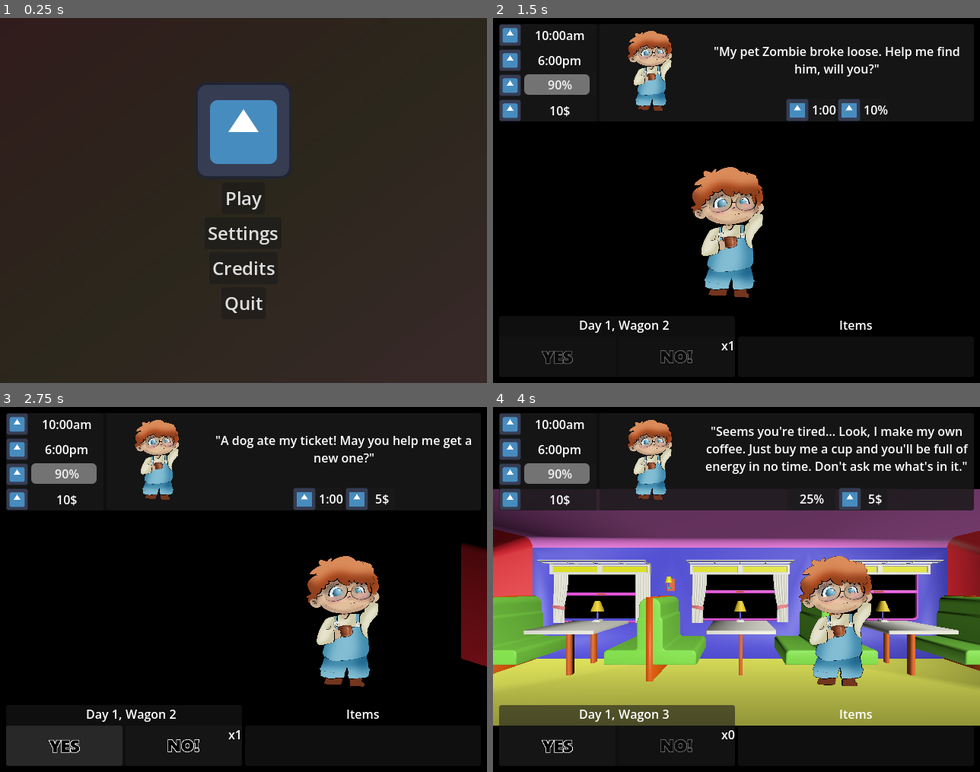
Above: before the commit, frames 1-4 (two rows, left to right).
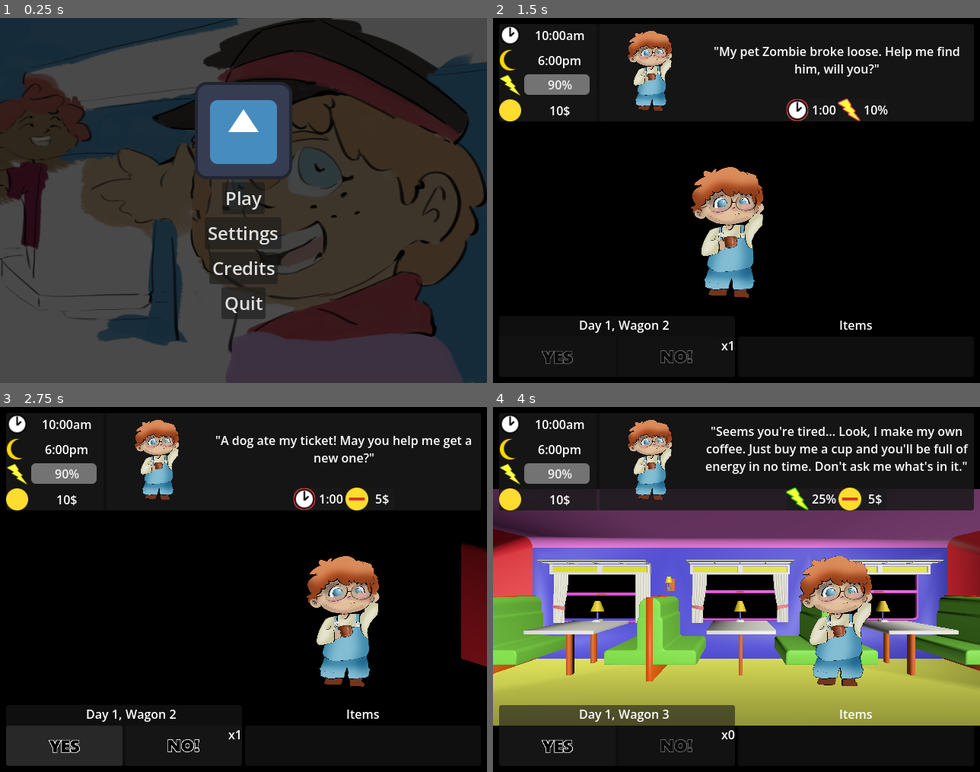
Above: after the commit, the same moments.

Repository: Smg065/WGJ2026
Game: Godot game, scene res://Scenes/MainMenu.tscn
The game is run twice, just before and just after one commit, with the same random seed, the same clock (stepped at 60 frames per second) and the same inputs. The engine's default icon, where the game draws it, is replaced by a stand-in: a white triangle on a blue panel in a dark square.
Inputs (mouse positions are in pixels of both pictures, inside the frame that each line leads up to):
- Up to frame 1 (0.25 s): no input
- Up to frame 2 (1.5 s): click "Play" at 0.5 s; click (556, 357) at 1.25 s
- Up to frame 3 (2.75 s): no input
- Up to frame 4 (4 s): click "x1" at 2.75 s

The runs differ from the first frame. In frame 1, 52% of the frame differs, in the area x 0-100%, y 0-100%; in frame 2, 1.6%; in frame 3, 1.6%; in frame 4, 1.6%.

Commit message:
MusicImplimented

Diff:
--- a/Resources/Requests/BorrowMoney.tres
+++ /dev/null
@@ -1,17 +0,0 @@
-[gd_resource type="Resource" script_class="CharacterRequest" format=3 uid="uid://cg0m5rkw0g00p"]
-
-[ext_resource type="Texture2D" uid="uid://muff38eok5ij" path="res://Sprites/Characters/NPC_1.png" id="1_faa7q"]
-[ext_resource type="Script" uid="uid://crmyuhxtt7onq" path="res://Scripts/CharacterRequest.gd" id="2_6iikf"]
-
-[resource]
-script = ExtResource("2_6iikf")
-dialogueEn = "\"Could I borrow 5 dollars?\""
-tagBlacklist = Array[String](["Borrow1"])
-yesTags = Array[String](["Borrow1"])
-timeCost = 0
-moneyCost = 5
-charWagon = ExtResource("1_faa7q")
-charProfile = ExtResource("1_faa7q")
-charYes = ExtResource("1_faa7q")
-charNo = ExtResource("1_faa7q")
-metadata/_custom_type_script = "uid://crmyuhxtt7onq"
--- /dev/null
+++ b/Resources/Requests/BorrowMoney1.tres
@@ -0,0 +1,17 @@
+[gd_resource type="Resource" script_class="CharacterRequest" format=3 uid="uid://cg0m5rkw0g00p"]
+
+[ext_resource type="Texture2D" uid="uid://cphoiq3fvm1el" path="res://Sprites/Characters/NPC_15.png" id="1_f6ask"]
+[ext_resource type="Script" uid="uid://crmyuhxtt7onq" path="res://Scripts/CharacterRequest.gd" id="2_pcc42"]
+
+[resource]
+script = ExtResource("2_pcc42")
+dialogueEn = "\"Could I borrow 5 dollars?\""
+tagBlacklist = Array[String](["Borrow1"])
+yesTags = Array[String](["Borrow1"])
+timeCost = 0
+moneyCost = 5
+charWagon = ExtResource("1_f6ask")
+charProfile = ExtResource("1_f6ask")
+charYes = ExtResource("1_f6ask")
+charNo = ExtResource("1_f6ask")
+metadata/_custom_type_script = "uid://crmyuhxtt7onq"
--- a/Resources/Requests/BorrowMoney2.tres
+++ b/Resources/Requests/BorrowMoney2.tres
@@ -1,6 +1,6 @@
 [gd_resource type="Resource" script_class="CharacterRequest" format=3 uid="uid://ydy7tut73310"]
 
-[ext_resource type="Texture2D" uid="uid://muff38eok5ij" path="res://Sprites/Characters/NPC_1.png" id="1_osk7s"]
+[ext_resource type="Texture2D" uid="uid://cphoiq3fvm1el" path="res://Sprites/Characters/NPC_15.png" id="1_osk7s"]
 [ext_resource type="Script" uid="uid://crmyuhxtt7onq" path="res://Scripts/CharacterRequest.gd" id="2_fwakd"]
 
 [resource]
--- a/Resources/Requests/BorrowMoney3.tres
+++ b/Resources/Requests/BorrowMoney3.tres
@@ -1,6 +1,6 @@
 [gd_resource type="Resource" script_class="CharacterRequest" format=3 uid="uid://cwssdq3uj27ju"]
 
-[ext_resource type="Texture2D" uid="uid://muff38eok5ij" path="res://Sprites/Characters/NPC_1.png" id="1_cs78q"]
+[ext_resource type="Texture2D" uid="uid://cphoiq3fvm1el" path="res://Sprites/Characters/NPC_15.png" id="1_cs78q"]
 [ext_resource type="Script" uid="uid://crmyuhxtt7onq" path="res://Scripts/CharacterRequest.gd" id="2_0ux28"]
 
 [resource]
--- a/Resources/Requests/BorrowMoney4.tres
+++ b/Resources/Requests/BorrowMoney4.tres
@@ -1,6 +1,6 @@
 [gd_resource type="Resource" script_class="CharacterRequest" format=3 uid="uid://bf1o40asdj7tk"]
 
-[ext_resource type="Texture2D" uid="uid://muff38eok5ij" path="res://Sprites/Characters/NPC_1.png" id="1_bbatb"]
+[ext_resource type="Texture2D" uid="uid://cphoiq3fvm1el" path="res://Sprites/Characters/NPC_15.png" id="1_bbatb"]
 [ext_resource type="Script" uid="uid://crmyuhxtt7onq" path="res://Scripts/CharacterRequest.gd" id="2_a27yy"]
 
 [resource]
--- a/Resources/Requests/BorrowMoney5.tres
+++ b/Resources/Requests/BorrowMoney5.tres
@@ -1,6 +1,6 @@
 [gd_resource type="Resource" script_class="CharacterRequest" format=3 uid="uid://cwb0bha1mjja1"]
 
-[ext_resource type="Texture2D" uid="uid://muff38eok5ij" path="res://Sprites/Characters/NPC_1.png" id="1_vbcep"]
+[ext_resource type="Texture2D" uid="uid://cphoiq3fvm1el" path="res://Sprites/Characters/NPC_15.png" id="1_vbcep"]
 [ext_resource type="Script" uid="uid://crmyuhxtt7onq" path="res://Scripts/CharacterRequest.gd" id="2_h8fsd"]
 
 [resource]
--- a/Resources/Requests/BorrowMoney6.tres
+++ b/Resources/Requests/BorrowMoney6.tres
@@ -1,6 +1,6 @@
 [gd_resource type="Resource" script_class="CharacterRequest" format=3 uid="uid://cq4alfyx0bfqq"]
 
-[ext_resource type="Texture2D" uid="uid://muff38eok5ij" path="res://Sprites/Characters/NPC_1.png" id="1_3262p"]
+[ext_resource type="Texture2D" uid="uid://cphoiq3fvm1el" path="res://Sprites/Characters/NPC_15.png" id="1_3262p"]
 [ext_resource type="Script" uid="uid://crmyuhxtt7onq" path="res://Scripts/CharacterRequest.gd" id="2_riomx"]
 
 [resource]
--- a/Resources/Requests/BorrowMoney7.tres
+++ b/Resources/Requests/BorrowMoney7.tres
@@ -1,6 +1,6 @@
 [gd_resource type="Resource" script_class="CharacterRequest" format=3 uid="uid://15xxsuu23fln"]
 
-[ext_resource type="Texture2D" uid="uid://muff38eok5ij" path="res://Sprites/Characters/NPC_1.png" id="1_6owbm"]
+[ext_resource type="Texture2D" uid="uid://cphoiq3fvm1el" path="res://Sprites/Characters/NPC_15.png" id="1_6owbm"]
 [ext_resource type="Script" uid="uid://crmyuhxtt7onq" path="res://Scripts/CharacterRequest.gd" id="2_ttqgg"]
 
 [resource]
--- a/Resources/Requests/BorrowMoney8.tres
+++ b/Resources/Requests/BorrowMoney8.tres
@@ -1,6 +1,6 @@
 [gd_resource type="Resource" script_class="CharacterRequest" format=3 uid="uid://b8h6fxo78ak3q"]
 
-[ext_resource type="Texture2D" uid="uid://muff38eok5ij" path="res://Sprites/Characters/NPC_1.png" id="1_354vm"]
+[ext_resource type="Texture2D" uid="uid://cphoiq3fvm1el" path="res://Sprites/Characters/NPC_15.png" id="1_354vm"]
 [ext_resource type="Script" uid="uid://crmyuhxtt7onq" path="res://Scripts/CharacterRequest.gd" id="2_r7ebh"]
 
 [resource]
--- a/Scenes/Gameplay.tscn
+++ b/Scenes/Gameplay.tscn
@@ -6,8 +6,19 @@
 [ext_resource type="Texture2D" uid="uid://m6hkwlqxkkec" path="res://Sprites/UI/Yes.png" id="3_ovofm"]
 [ext_resource type="PackedScene" uid="uid://bnl5huj5mq0me" path="res://Resources/OwnedItemRend.tscn" id="3_rhmiw"]
 [ext_resource type="Texture2D" uid="uid://dsdhfod08xkcd" path="res://Sprites/UI/No.png" id="4_mofsa"]
+[ext_resource type="Texture2D" uid="uid://dnxvsg147lh8f" path="res://Sprites/UI/Time.png" id="4_qaqk3"]
 [ext_resource type="PackedScene" uid="uid://by6nvg44u7bqr" path="res://Resources/ResourceModPanel.tscn" id="4_u8j7u"]
+[ext_resource type="Texture2D" uid="uid://c72dwciwebiqy" path="res://Sprites/UI/DayEnd.png" id="5_rbnsi"]
+[ext_resource type="Texture2D" uid="uid://4jqvxbdki1c7" path="res://Sprites/UI/Energy.png" id="6_upsvf"]
+[ext_resource type="Texture2D" uid="uid://rmj8bqqba0gu" path="res://Sprites/UI/Money.png" id="7_24v7v"]
 [ext_resource type="PackedScene" uid="uid://c1nxvpsgns2r4" path="res://Resources/ShopItem.tscn" id="7_xwjbm"]
+[ext_resource type="Texture2D" uid="uid://coi115nkym816" path="res://Sprites/UI/TimeLoss.png" id="10_k2tjh"]
+[ext_resource type="Texture2D" uid="uid://gm2njp4a86c5" path="res://Sprites/UI/TimeGain.png" id="11_mfkkv"]
+[ext_resource type="Texture2D" uid="uid://cvcw31x2ubllv" path="res://Sprites/UI/EnergyGain.png" id="12_7kt2i"]
+[ext_resource type="Texture2D" uid="uid://cg7onv1f4gyxa" path="res://Sprites/UI/EnergyLoss.png" id="13_laq5j"]
+[ext_resource type="Texture2D" uid="uid://c6t6g41ylfjuj" path="res://Sprites/UI/MoneyGain.png" id="14_gck77"]
+[ext_resource type="Texture2D" uid="uid://cy1nh0kyehnba" path="res://Sprites/UI/MoneyLoss.png" id="15_h7a8g"]
+[ext_resource type="AudioStream" uid="uid://dfkt58bjva0la" path="res://Music/DreamersTrain.wav" id="19_rbnsi"]
 
 [sub_resource type="Environment" id="Environment_cgcre"]
 background_mode = 1
@@ -85,7 +96,6 @@
 sky_mode = 1
 
 [node name="MainUI" type="Control" parent="." unique_id=1406061247]
-visible = false
 layout_mode = 3
 anchors_preset = 15
 anchor_right = 1.0
@@ -138,84 +148,84 @@
 
 [node name="TimeIcon" type="TextureRect" parent="MainUI/UIVBox/TopVBox/TopPanel/TopHBox/ResourcesPanel/ResourceVBox/TimeHBox" unique_id=1456915412]
 layout_mode = 2
+texture = ExtResource("4_qaqk3")
+expand_mode = 3
+stretch_mode = 5
+
+[node name="TimeLabel" type="Label" parent="MainUI/UIVBox/TopVBox/TopPanel/TopHBox/ResourcesPanel/ResourceVBox/TimeHBox" unique_id=458092009]
+layout_mode = 2
+size_flags_horizontal = 3
+text = "timeerr"
+horizontal_alignment = 1
+vertical_alignment = 1
+
+[node name="ShiftEndHBox" type="HBoxContainer" parent="MainUI/UIVBox/TopVBox/TopPanel/TopHBox/ResourcesPanel/ResourceVBox" unique_id=1654349293]
+layout_mode = 2
+size_flags_vertical = 3
+
+[node name="ShiftEndIcon" type="TextureRect" parent="MainUI/UIVBox/TopVBox/TopPanel/TopHBox/ResourcesPanel/ResourceVBox/ShiftEndHBox" unique_id=1022443180]
+layout_mode = 2
+texture = ExtResource("5_rbnsi")
+expand_mode = 3
+stretch_mode = 5
+
+[node name="ShiftEndLabel" type="Label" parent="MainUI/UIVBox/TopVBox/TopPanel/TopHBox/ResourcesPanel/ResourceVBox/ShiftEndHBox" unique_id=1704714828]
+layout_mode = 2
+size_flags_horizontal = 3
+text = "timeerr"
+horizontal_alignment = 1
+vertical_alignment = 1
+
+[node name="EnergyHBox" type="HBoxContainer" parent="MainUI/UIVBox/TopVBox/TopPanel/TopHBox/ResourcesPanel/ResourceVBox" unique_id=1702255590]
+layout_mode = 2
+size_flags_vertical = 3
+
+[node name="EnergyIcon" type="TextureRect" parent="MainUI/UIVBox/TopVBox/TopPanel/TopHBox/ResourcesPanel/ResourceVBox/EnergyHBox" unique_id=1154263273]
+layout_mode = 2
+texture = ExtResource("6_upsvf")
+expand_mode = 3
+stretch_mode = 5
+
+[node name="EnergyBar" type="ProgressBar" parent="MainUI/UIVBox/TopVBox/TopPanel/TopHBox/ResourcesPanel/ResourceVBox/EnergyHBox" unique_id=1615825589]
+layout_mode = 2
+size_flags_horizontal = 3
+value = 100.0
+allow_greater = true
+
+[node name="MoneyHBox" type="HBoxContainer" parent="MainUI/UIVBox/TopVBox/TopPanel/TopHBox/ResourcesPanel/ResourceVBox" unique_id=1292793173]
+layout_mode = 2
+size_flags_vertical = 3
+
+[node name="MoneyIcon" type="TextureRect" parent="MainUI/UIVBox/TopVBox/TopPanel/TopHBox/ResourcesPanel/ResourceVBox/MoneyHBox" unique_id=1468489981]
+layout_mode = 2
+texture = ExtResource("7_24v7v")
+expand_mode = 3
+stretch_mode = 5
+
+[node name="MoneyLabel" type="Label" parent="MainUI/UIVBox/TopVBox/TopPanel/TopHBox/ResourcesPanel/ResourceVBox/MoneyHBox" unique_id=1886968573]
+layout_mode = 2
+size_flags_horizontal = 3
+text = "moneyerr"
+horizontal_alignment = 1
+vertical_alignment = 1
+
+[node name="CharPanel" type="Panel" parent="MainUI/UIVBox/TopVBox/TopPanel/TopHBox" unique_id=251231962]
+layout_mode = 2
+size_flags_horizontal = 3
+
+[node name="CharHBox" type="HBoxContainer" parent="MainUI/UIVBox/TopVBox/TopPanel/TopHBox/CharPanel" unique_id=2134611136]
+layout_mode = 1
+anchors_preset = 15
+anchor_right = 1.0
+anchor_bottom = 1.0
+grow_horizontal = 2
+grow_vertical = 2
+size_flags_vertical = 3
+
+[node name="CharPort" type="TextureRect" parent="MainUI/UIVBox/TopVBox/TopPanel/TopHBox/CharPanel/CharHBox" unique_id=1309747447]
+layout_mode = 2
 texture = ExtResource("3_mofsa")
 expand_mode = 3
-stretch_mode = 5
-
-[node name="TimeLabel" type="Label" parent="MainUI/UIVBox/TopVBox/TopPanel/TopHBox/ResourcesPanel/ResourceVBox/TimeHBox" unique_id=458092009]
-layout_mode = 2
-size_flags_horizontal = 3
-text = "timeerr"
-horizontal_alignment = 1
-vertical_alignment = 1
-
-[node name="ShiftEndHBox" type="HBoxContainer" parent="MainUI/UIVBox/TopVBox/TopPanel/TopHBox/ResourcesPanel/ResourceVBox" unique_id=1654349293]
-layout_mode = 2
-size_flags_vertical = 3
-
-[node name="ShiftEndIcon" type="TextureRect" parent="MainUI/UIVBox/TopVBox/TopPanel/TopHBox/ResourcesPanel/ResourceVBox/ShiftEndHBox" unique_id=1022443180]
-layout_mode = 2
-texture = ExtResource("3_mofsa")
-expand_mode = 3
-stretch_mode = 5
-
-[node name="ShiftEndLabel" type="Label" parent="MainUI/UIVBox/TopVBox/TopPanel/TopHBox/ResourcesPanel/ResourceVBox/ShiftEndHBox" unique_id=1704714828]
-layout_mode = 2
-size_flags_horizontal = 3
-text = "timeerr"
-horizontal_alignment = 1
-vertical_alignment = 1
-
-[node name="EnergyHBox" type="HBoxContainer" parent="MainUI/UIVBox/TopVBox/TopPanel/TopHBox/ResourcesPanel/ResourceVBox" unique_id=1702255590]
-layout_mode = 2
-size_flags_vertical = 3
-
-[node name="EnergyIcon" type="TextureRect" parent="MainUI/UIVBox/TopVBox/TopPanel/TopHBox/ResourcesPanel/ResourceVBox/EnergyHBox" unique_id=1154263273]
-layout_mode = 2
-texture = ExtResource("3_mofsa")
-expand_mode = 3
-stretch_mode = 5
-
-[node name="EnergyBar" type="ProgressBar" parent="MainUI/UIVBox/TopVBox/TopPanel/TopHBox/ResourcesPanel/ResourceVBox/EnergyHBox" unique_id=1615825589]
-layout_mode = 2
-size_flags_horizontal = 3
-value = 100.0
-allow_greater = true
-
-[node name="MoneyHBox" type="HBoxContainer" parent="MainUI/UIVBox/TopVBox/TopPanel/TopHBox/ResourcesPanel/ResourceVBox" unique_id=1292793173]
-layout_mode = 2
-size_flags_vertical = 3
-
-[node name="MoneyIcon" type="TextureRect" parent="MainUI/UIVBox/TopVBox/TopPanel/TopHBox/ResourcesPanel/ResourceVBox/MoneyHBox" unique_id=1468489981]
-layout_mode = 2
-texture = ExtResource("3_mofsa")
-expand_mode = 3
-stretch_mode = 5
-
-[node name="MoneyLabel" type="Label" parent="MainUI/UIVBox/TopVBox/TopPanel/TopHBox/ResourcesPanel/ResourceVBox/MoneyHBox" unique_id=1886968573]
-layout_mode = 2
-size_flags_horizontal = 3
-text = "moneyerr"
-horizontal_alignment = 1
-vertical_alignment = 1
-
-[node name="CharPanel" type="Panel" parent="MainUI/UIVBox/TopVBox/TopPanel/TopHBox" unique_id=251231962]
-layout_mode = 2
-size_flags_horizontal = 3
-
-[node name="CharHBox" type="HBoxContainer" parent="MainUI/UIVBox/TopVBox/TopPanel/TopHBox/CharPanel" unique_id=2134611136]
-layout_mode = 1
-anchors_preset = 15
-anchor_right = 1.0
-anchor_bottom = 1.0
-grow_horizontal = 2
-grow_vertical = 2
-size_flags_vertical = 3
-
-[node name="CharPort" type="TextureRect" parent="MainUI/UIVBox/TopVBox/TopPanel/TopHBox/CharPanel/CharHBox" unique_id=1309747447]
-layout_mode = 2
-texture = ExtResource("3_mofsa")
-expand_mode = 3
 
 [node name="VBoxContainer" type="VBoxContainer" parent="MainUI/UIVBox/TopVBox/TopPanel/TopHBox/CharPanel/CharHBox" unique_id=93981725]
 layout_mode = 2
@@ -239,29 +249,32 @@
 custom_minimum_size = Vector2(64, 0)
 layout_mode = 2
 size_flags_horizontal = 1
-gainIcon = ExtResource("3_mofsa")
+gainIcon = ExtResource("10_k2tjh")
+loseIcon = ExtResource("11_mfkkv")
 defaultText = "%s:00"
 
 [node name="EnergyCost" parent="MainUI/UIVBox/TopVBox/TopPanel/TopHBox/CharPanel/CharHBox/VBoxContainer/CostsHBox" unique_id=489055750 instance=ExtResource("4_u8j7u")]
 custom_minimum_size = Vector2(64, 0)
 layout_mode = 2
 size_flags_horizontal = 1
-gainIcon = ExtResource("3_mofsa")
+gainIcon = ExtResource("12_7kt2i")
+loseIcon = ExtResource("13_laq5j")
 defaultText = "%s%%"
 
 [node name="MoneyCost" parent="MainUI/UIVBox/TopVBox/TopPanel/TopHBox/CharPanel/CharHBox/VBoxContainer/CostsHBox" unique_id=1529150854 instance=ExtResource("4_u8j7u")]
 custom_minimum_size = Vector2(64, 0)
 layout_mode = 2
 size_flags_horizontal = 1
-gainIcon = ExtResource("3_mofsa")
+gainIcon = ExtResource("14_gck77")
+loseIcon = ExtResource("15_h7a8g")
 defaultText = "%s$"
 
 [node name="NoCost" parent="MainUI/UIVBox/TopVBox/TopPanel/TopHBox/CharPanel/CharHBox/VBoxContainer/CostsHBox" unique_id=229806842 instance=ExtResource("4_u8j7u")]
 custom_minimum_size = Vector2(96, 0)
 layout_mode = 2
 size_flags_horizontal = 1
-gainIcon = ExtResource("3_mofsa")
-loseIcon = ExtResource("3_mofsa")
+gainIcon = ExtResource("4_mofsa")
+loseIcon = ExtResource("4_mofsa")
 defaultText = "%s NO!s"
 
 [node name="Control" type="Control" parent="MainUI/UIVBox" unique_id=1653157402]
@@ -687,6 +700,11 @@
 layout_mode = 2
 size_flags_horizontal = 6
 text = "Main Menu"
+
+[node name="AudioStreamPlayer" type="AudioStreamPlayer" parent="." unique_id=420275887]
+stream = ExtResource("19_rbnsi")
+autoplay = true
+bus = &"Music"
 
 [connection signal="pressed" from="MainUI/UIVBox/BottomUI/YesNoPanel/BottomVBox/Buttons/YesButton" to="." method="yes_pressed"]
 [connection signal="pressed" from="MainUI/UIVBox/BottomUI/YesNoPanel/BottomVBox/Buttons/NoButton" to="." method="no_pressed"]
--- a/Scenes/MainMenu.tscn
+++ b/Scenes/MainMenu.tscn
@@ -1,16 +1,9 @@
 [gd_scene format=3 uid="uid://omcdkcc7cmn"]
 
+[ext_resource type="Texture2D" uid="uid://b1dqh6vaf5aei" path="res://Sprites/TempMenu.png" id="1_8saeu"]
 [ext_resource type="Script" uid="uid://latfd4nk00rj" path="res://Scripts/MainMenu.gd" id="1_853f1"]
 [ext_resource type="Texture2D" uid="uid://duy0mimcue85a" path="res://icon.svg" id="1_tt5f1"]
 
-[sub_resource type="Gradient" id="Gradient_853f1"]
-offsets = PackedFloat32Array(0, 0.5043732, 1)
-colors = PackedColorArray(0.19, 0.11020001, 0.11020001, 1, 0.17, 0.15164, 0.1088, 1, 0.22, 0.1606, 0.1606, 1)
-
-[sub_resource type="GradientTexture2D" id="GradientTexture2D_ir5nv"]
-gradient = SubResource("Gradient_853f1")
-fill_to = Vector2(1, 1)
-
 [sub_resource type="LabelSettings" id="LabelSettings_ir5nv"]
 font_size = 32
 
@@ -21,12 +14,15 @@
 font_size = 18
 
 [node name="MainMenu" type="TextureRect" unique_id=331756483]
-anchors_preset = 15
-anchor_right = 1.0
-anchor_bottom = 1.0
-grow_horizontal = 2
-grow_vertical = 2
-texture = SubResource("GradientTexture2D_ir5nv")
+self_modulate = Color(0.28485027, 0.28485027, 0.28485027, 1)
+anchors_preset = 15
+anchor_right = 1.0
+anchor_bottom = 1.0
+grow_horizontal = 2
+grow_vertical = 2
+texture = ExtResource("1_8saeu")
+expand_mode = 3
+stretch_mode = 5
 script = ExtResource("1_853f1")
 
 [node name="TitleScreen" type="Control" parent="." unique_id=453448449]
@@ -188,7 +184,7 @@
 
 [node name="Smg065" type="Label" parent="Credits/CreditVBox" unique_id=1192669570]
 layout_mode = 2
-text = "Smg065: Programming, Playtesting & Game Design"
+text = "Smg065: Programming, UI Spites, Playtesting & Game Design"
 label_settings = SubResource("LabelSettings_853f1")
 horizontal_alignment = 1
 
--- a/Scripts/Gameplay.gd
+++ b/Scripts/Gameplay.gd
@@ -369,8 +369,8 @@
 	if not curRequest.displayResult:
 		hide_costs()
 		return
-	moneyCost.update_vis(curRequest.moneyCost)
-	energyCost.update_vis(curRequest.energyCost)
+	moneyCost.update_vis(-curRequest.moneyCost)
+	energyCost.update_vis(-curRequest.energyCost)
 	var totalTimeCost = curRequest.timeCost
 	if energy <= 0:
 		totalTimeCost += 1
--- a/project.godot
+++ b/project.godot
@@ -31,6 +31,7 @@
 
 folder_colors={
 "res://Models/": "yellow",
+"res://Music/": "gray",
 "res://Resources/": "blue",
 "res://Scenes/": "teal",
 "res://Scripts/": "purple",
Not shown, added: Music/DreamersTrain.wav.import
Binary file added: Sprites/Characters/NPC_15.png
Not shown, added: Sprites/Characters/NPC_15.png.import
Binary file removed: Sprites/Example.png
Binary file added: Sprites/TempMenu.png
Not shown, added: Sprites/TempMenu.png.import
Binary file added: Sprites/UI/DayEnd.png
Not shown, added: Sprites/UI/DayEnd.png.import
Binary file added: Sprites/UI/Energy.png
Not shown, added: Sprites/UI/Energy.png.import
Binary file added: Sprites/UI/EnergyGain.png
Not shown, added: Sprites/UI/EnergyGain.png.import
(and 15 more such lines)
